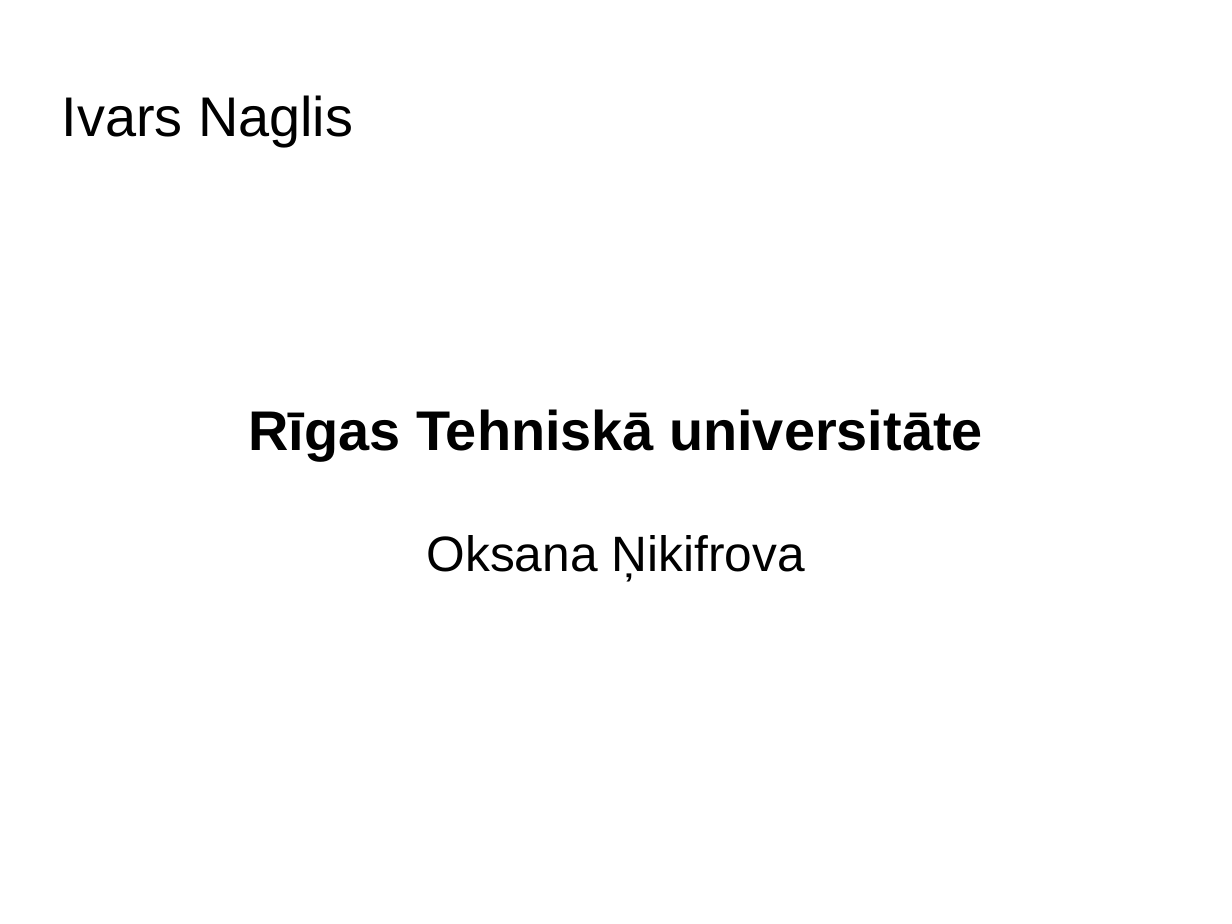
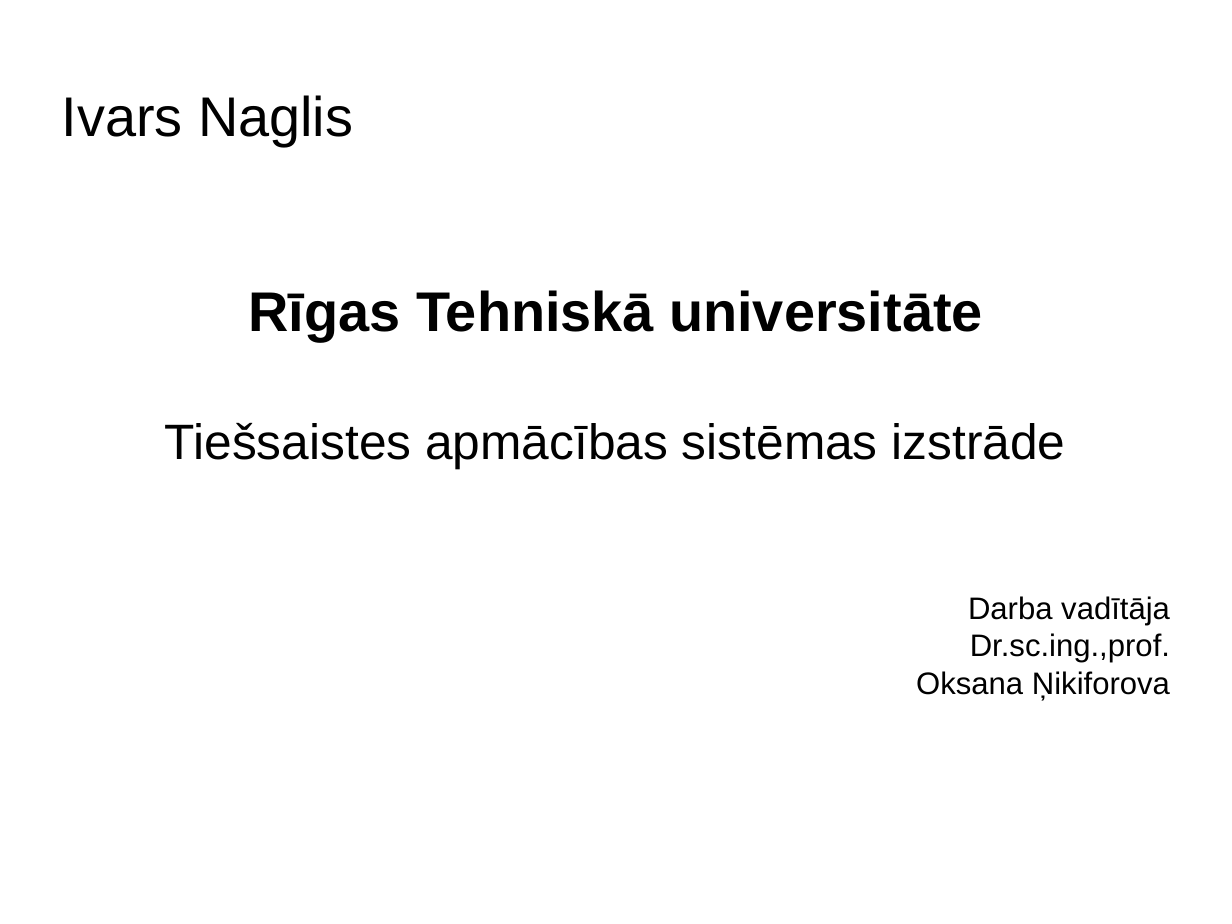
Before and after one commit to stabone/lore-parit, a slide deck: slide 1 of presentatio.odp. Drawn at 1232x924 pixels with LibreOffice and Linux fonts; fonts in the diff are those of the drawing; background and template pictures are left out. Boxes give left, top, right and bottom in pixels: in the first picture for what was removed or moved away, otherwise in the second. Text is boxed around its words. In the diff, an @@ line names an element or a change of style, - is before the commit and + after.

```diff
--- a/presentatio.odp
+++ b/presentatio.odp
@@ subtitle at (165,422,1170,700): text changed; size 32 to 20 pt @@
-Oksana Ņikifrova
+Tiešsaistes apmācības sistēmas izstrāde
+Darba vadītāja
+Dr.sc.ing.,prof.
+Oksana Ņikiforova
```
Also in this commit, not shown: 3 other slides changed, 5 slides added, 2 slides removed.
